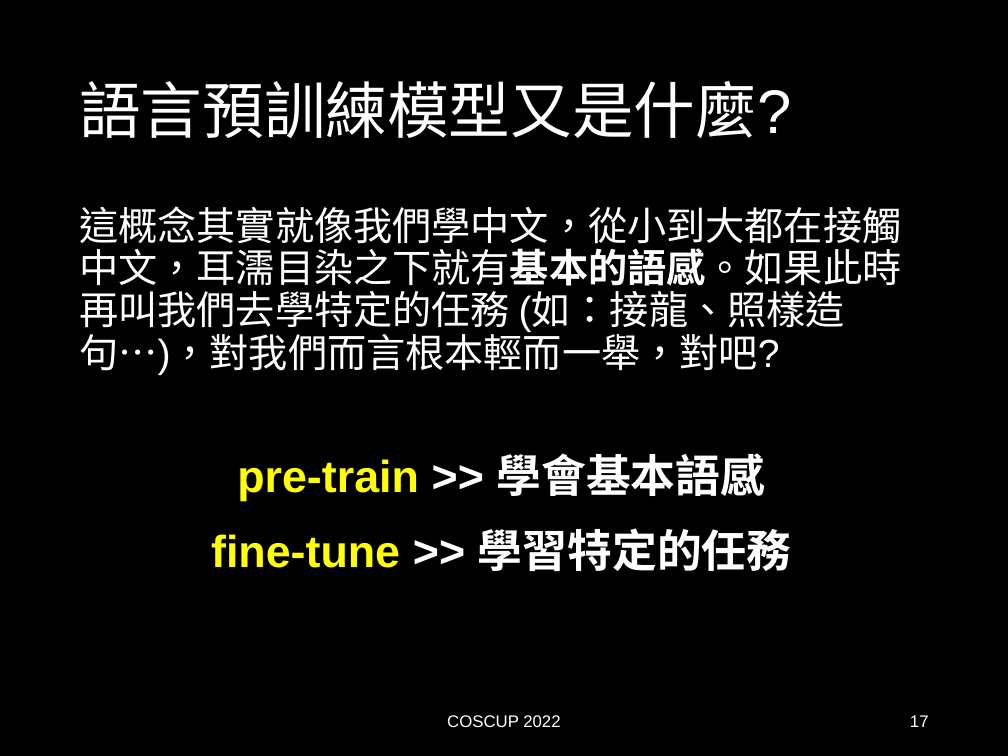
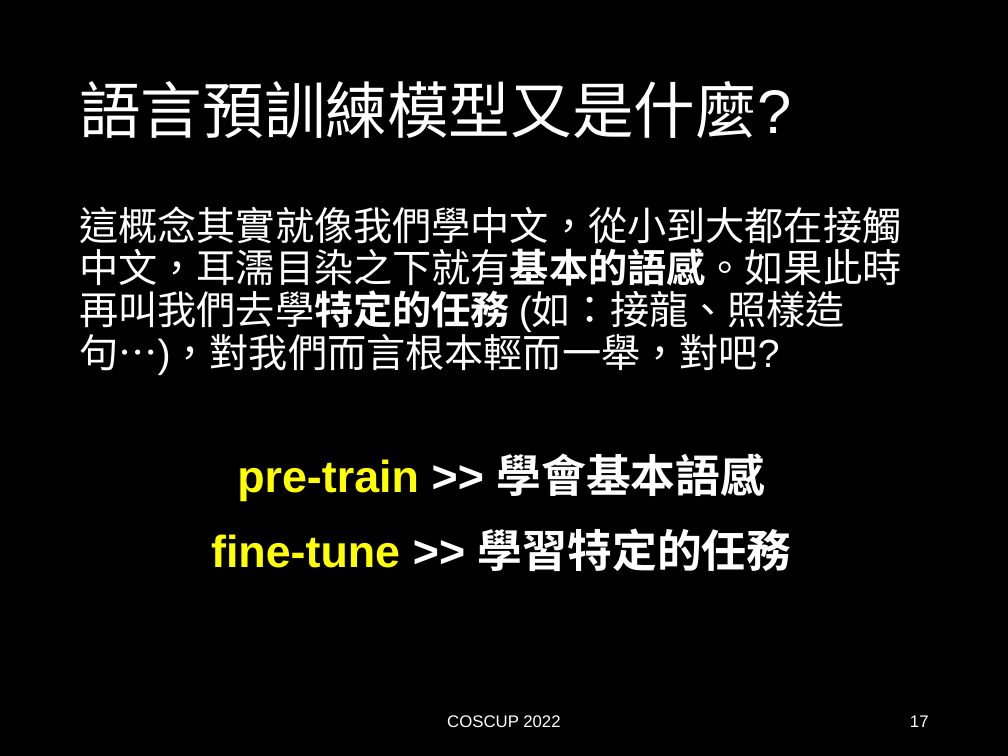
Before and after one commit to AndyChiangSH/COSCUP-2022, a slide deck: slide 17 of PPT/Google Colab + Hugging Face：帶你快速認識NLP.pptx. Drawn at 1008x756 pixels with LibreOffice and Linux fonts; fonts in the diff are those of the drawing. Boxes give left, top, right and bottom in pixels: in the first picture for what was removed or moved away, otherwise in the second. Text is boxed around its words. In the diff, an @@ line names an element or a change of style, - is before the commit and + after.

```diff
--- a/PPT/Google Colab + Hugging Face：帶你快速認識NLP.pptx
+++ b/PPT/Google Colab + Hugging Face：帶你快速認識NLP.pptx
@@ text "這概念其實就像我們學中文，從小到大都在接觸中文，耳濡目染之下就有基本的語感。如果此時再叫我們去學特定的任務 (如：接龍、 ..." at [79,206,901,375]: bold on in "這概念其實就像我們學中文，從小到大都在接觸中文，耳濡目染之下就有基本的語感。如果此時再叫我們去學特定的任務" @@
```
Also in this commit, not shown: 1 other slide changed, 1 other file.
